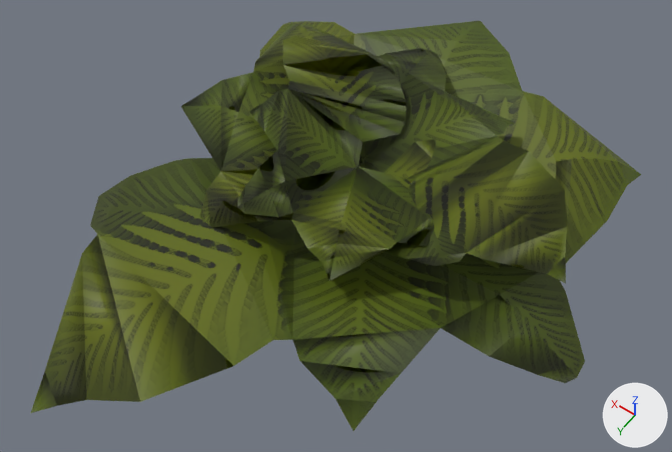
Two versions of the FBX model Final/resources/models/environment/fern/fern.fbx, one commit apart.
Camera for both pictures: a 50 mm lens placed at (-0.973, 1.217, 1.948), pointed at (-0.149, 0.062, 0.133). The lights are fixed; the arrows at lower right show +X, +Y and +Z. Where no turn or scale is listed for an object, it has been applied to the vertices.

Names of what the first picture shows: 'Fern_Plant_Preview__FREE_Model1'.
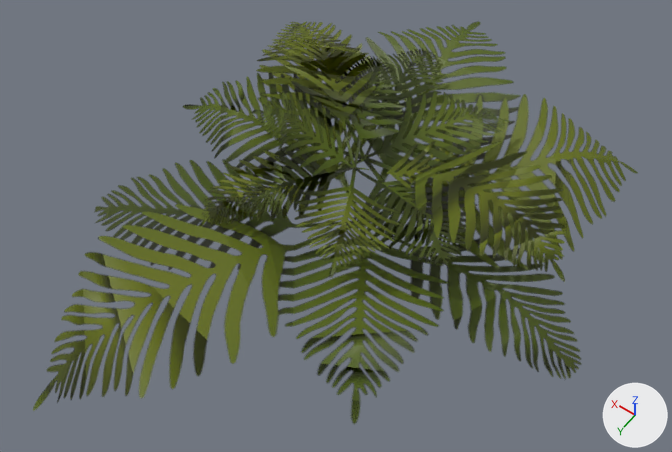
Where the change shows, as pixel boxes [x1, y1, x2, y2] in the pictures (672 x 452 px):
'Fern_Plant_Preview__FREE_Model1', surface changed
    both: [31, 21, 641, 431]

What changed in the scene script:
```text
Add img_fern_plant_preview_free_model_opacity_map_png:
    img_fern_plant_preview_free_model_opacity_map_png = load_image('Fern_Plant_Preview_FREE_Model_OPACITY_MAP.png', 'Fern_Plant_Preview_FREE_Model_OPACITY_MAP.png', 1024, 1024, 'Non-Color')
Change mat_lambert1:
    add n3 = _N.new('ShaderNodeTexImage'); n3.name = 'Image Texture.001'
    add n3.image = img_fern_plant_preview_free_model_opacity_map_png
    where n0 = _N.new('ShaderNodeBsdfPrincipled'); n0.name = 'Principled BSDF'
    add _L.new(n3.outputs[0], n0.inputs[4])  # 'Color' to 'Alpha'
```
